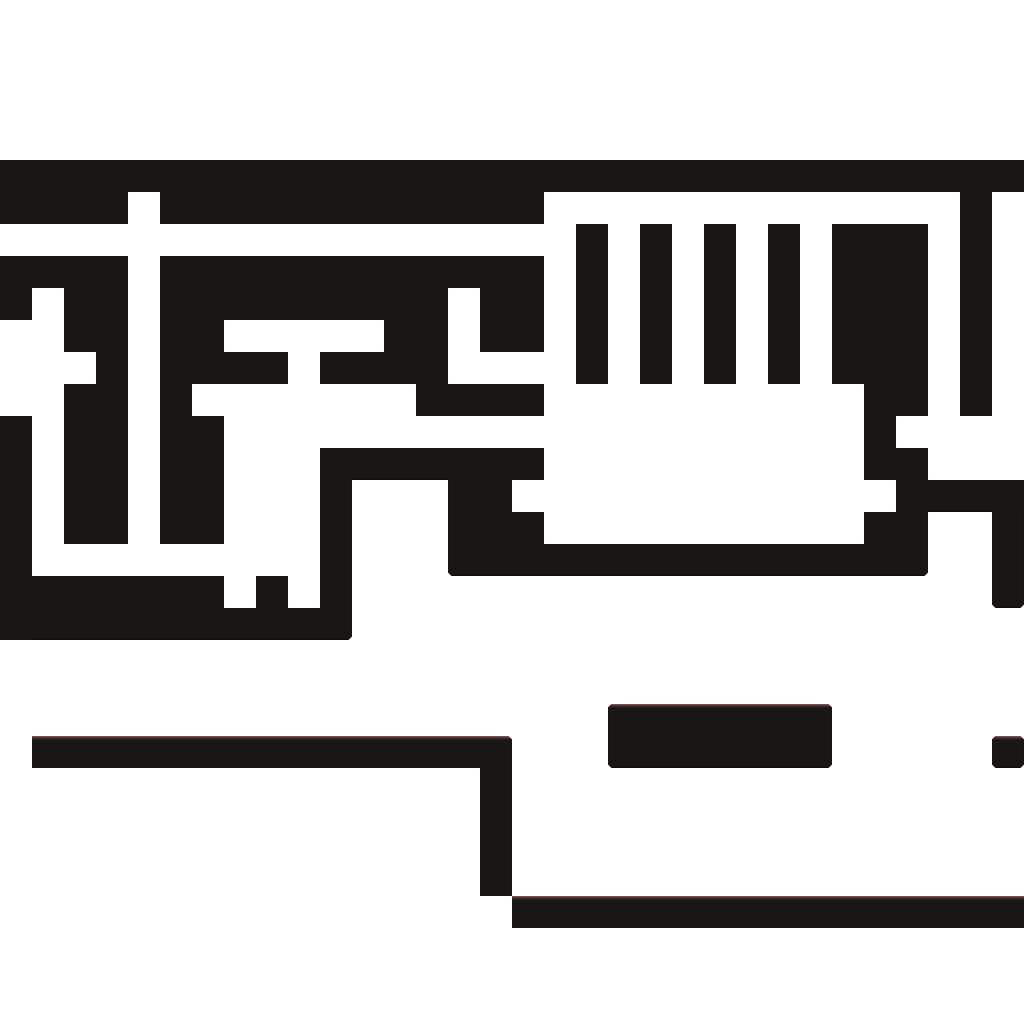
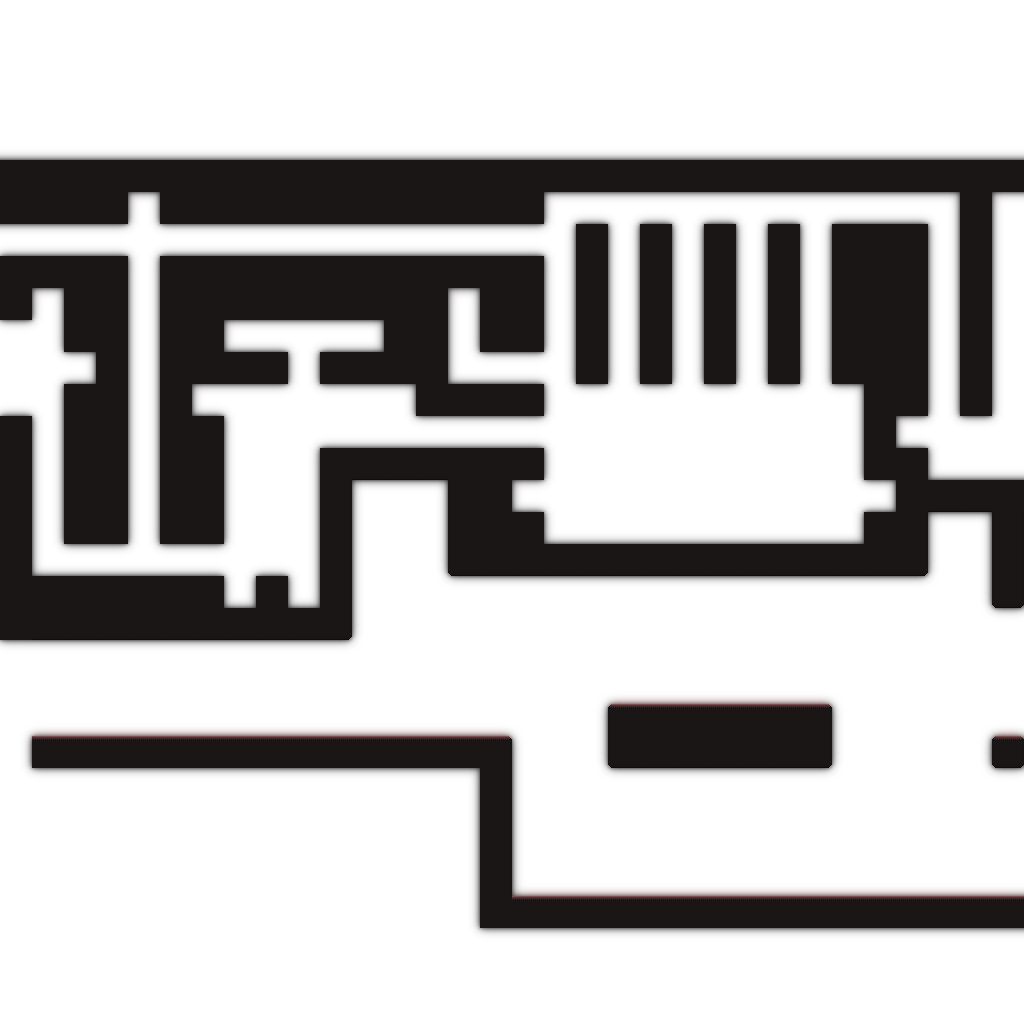
Layered file, before and after one edit (1024px x 1024px). Changes by layer:
added layer "Layer 8 copy 2" above "Layer 8 copy" over [left=0, top=192, right=1024, bottom=928]
added layer "Layer 8 copy" (80%) above "Layer 8" over [left=0, top=154, right=1024, bottom=934]
"Layer 8": opacity 100% → 80%, painted on it over [left=0, top=149, right=1024, bottom=939]
